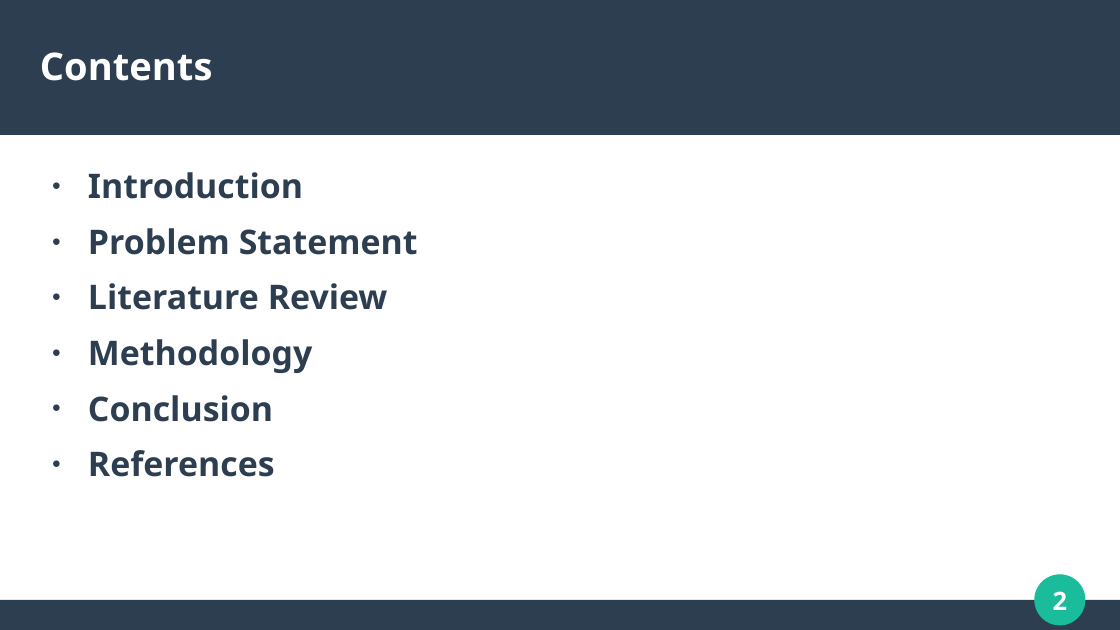
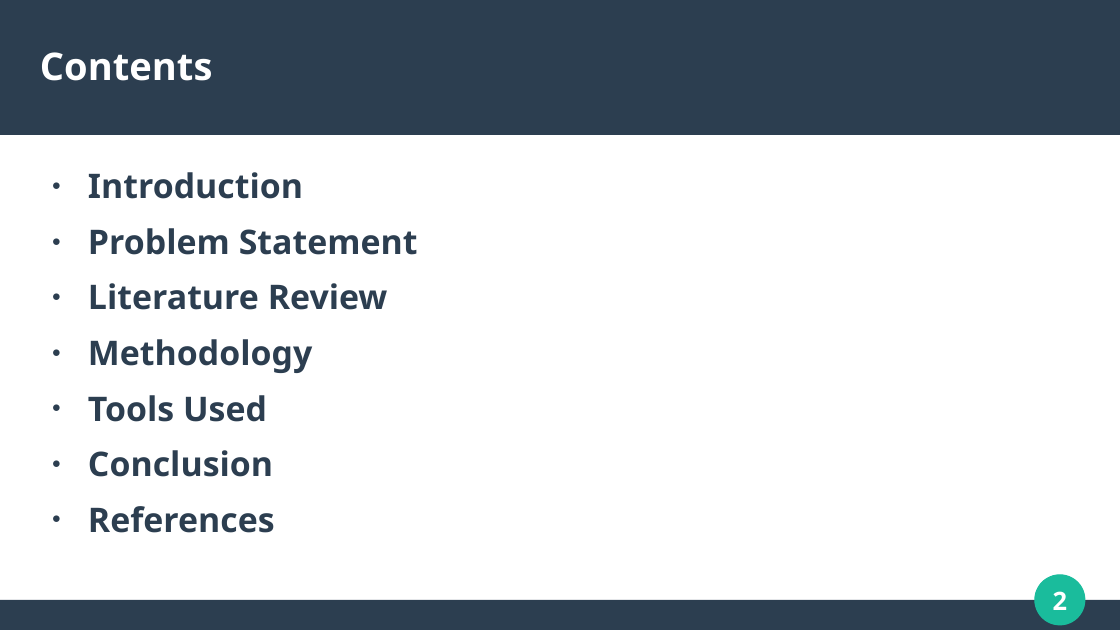
Before and after one commit to mohitlabs/Research, a slide deck: slide 2 of A Low Latency Digital Filter using Recurrent Neural Network/PPT/Presentation.pptx. Drawn at 1120x630 pixels with LibreOffice and Linux fonts; fonts in the diff are those of the drawing. Boxes give left, top, right and bottom in pixels: in the first picture for what was removed or moved away, otherwise in the second. Text is boxed around its words. In the diff, an @@ line names an element or a change of style, - is before the commit and + after.

```diff
--- a/A Low Latency Digital Filter using Recurrent Neural Network/PPT/Presentation.pptx
+++ b/A Low Latency Digital Filter using Recurrent Neural Network/PPT/Presentation.pptx
@@ text at bbox=[88, 395, 267, 422]: paragraph added @@
+● Tools Used
```
Also in this commit, not shown: 3 other slides changed, 3 slides added, 1 slide removed.
